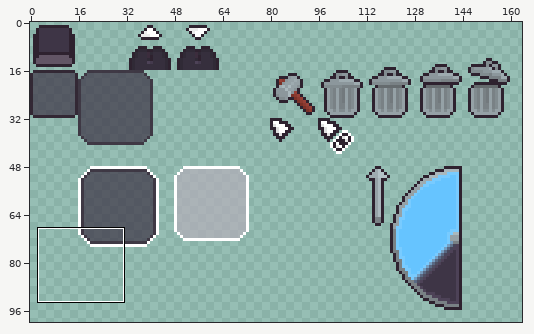
A sprite sheet gets an edit: assets/Textures/UI.png. The picture above shows the old version from afar; the outline marks the close-up.
Close-up. As it was:
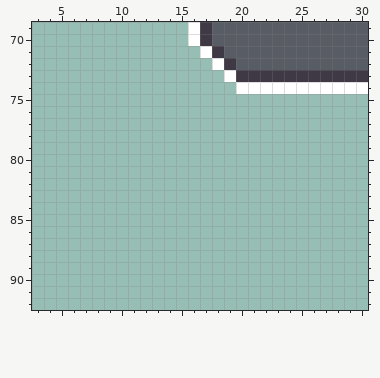
The file is 256x256 pixels. Colours within 5 levels of each other are drawn and written as one. Shown: x 3..30, y 69..92. The wide view leaves out empty margins.
After:
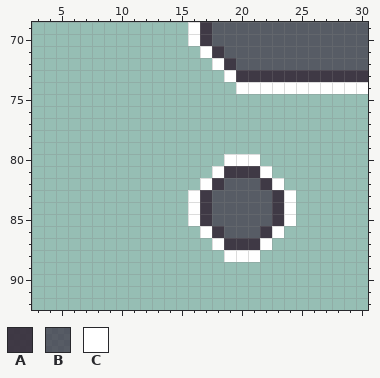
Palette (. is transparent): A #352938e4  B #3e3546b7  C #ffffff
Edits made:
{"y":80,"x":19,"old":"...","new":"CCC"}
{"y":81,"x":18,"old":".....","new":"CAAAC"}
{"y":82,"x":17,"old":".......","new":"CABBBAC"}
{"y":83,"x":16,"old":".........","new":"CABBBBBAC"}
{"y":84,"x":16,"old":".........","new":"CABBBBBAC"}
{"y":85,"x":16,"old":".........","new":"CABBBBBAC"}
{"y":86,"x":17,"old":".......","new":"CABBBAC"}
{"y":87,"x":18,"old":".....","new":"CAAAC"}
{"y":88,"x":19,"old":"...","new":"CCC"}
{"label":"added","picture_box":[188,154,296,262]}
